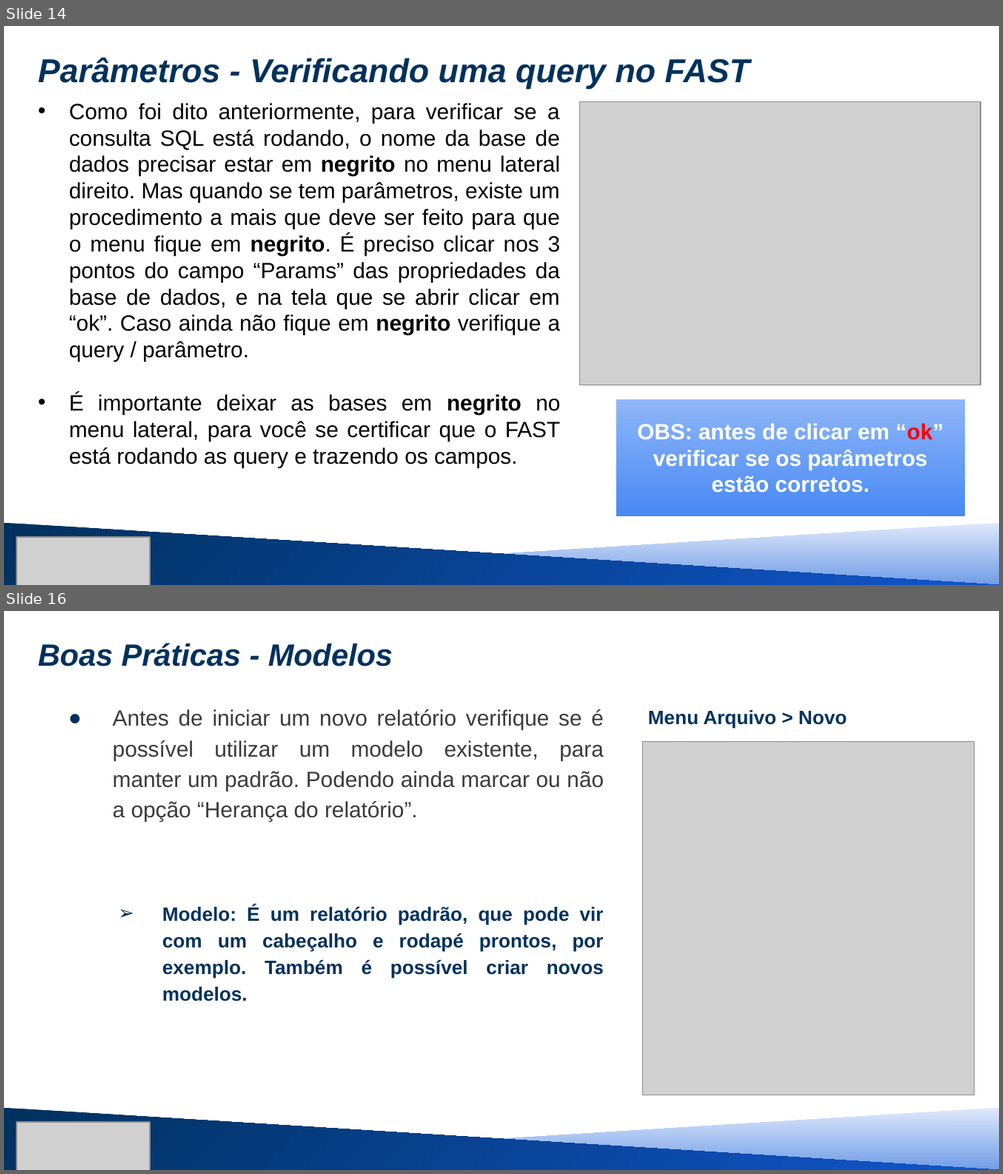
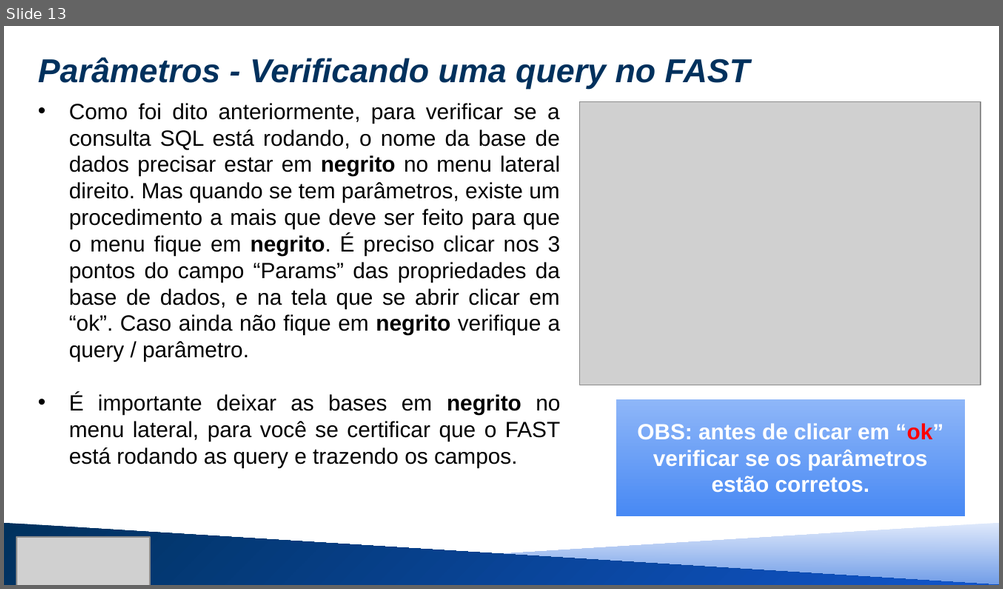
Before and after one commit to MauricioSEmbras/FAST_Report, a slide deck: Treinamento FAST REPORT/treinamento fast - nível 1 parte 2.pptx. Shown one above the other, each under a label of ours: slides 14 and 16 before the commit, slide 13 after it; the slides between them are not shown. The pictures are 1003x1174 and 1003x589 pixels, drawn with LibreOffice and Linux fonts; fonts in the diff are those of the drawing; grey boxes stand for pictures. Boxes give left, top, right and bottom in pixels: in the first picture for what was removed or moved away, otherwise in the second. Text is boxed around its words. In the diff, an @@ line names an element or a change of style, - is before the commit and + after.

```diff
--- a/Treinamento FAST REPORT/treinamento fast - nível 1 parte 2.pptx
+++ b/Treinamento FAST REPORT/treinamento fast - nível 1 parte 2.pptx
@@ slide 16 removed at <box>4,611,999,1170</box>, background #FFFFFF @@
@@ title removed at <box>38,643,392,667</box> @@
-Boas Práticas - Modelos
@@ text removed at <box>113,709,603,1002</box> @@
-● Antes de iniciar um novo relatório verifique se é possível utilizar um modelo existente, para manter um padrão. Podendo ainda marcar ou não a opção “Herança do relatório”.
-  ➢ Modelo: É um relatório padrão, que pode vir com um cabeçalho e rodapé prontos, por exemplo. Também é possível criar novos modelos.
@@ text removed at <box>648,710,846,729</box> @@
-Menu Arquivo > Novo
@@ picture removed at <box>643,741,973,1094</box> @@
@@ right triangle removed at <box>4,1108,999,1170</box> @@
@@ right triangle removed at <box>4,1108,999,1170</box> @@
@@ picture removed at <box>17,1122,151,1170</box> @@
@@ what was slide 14 is now slide 13 @@
```
Also in this commit, not shown: 1 slide added, 6 other slides removed, 1 other file.
